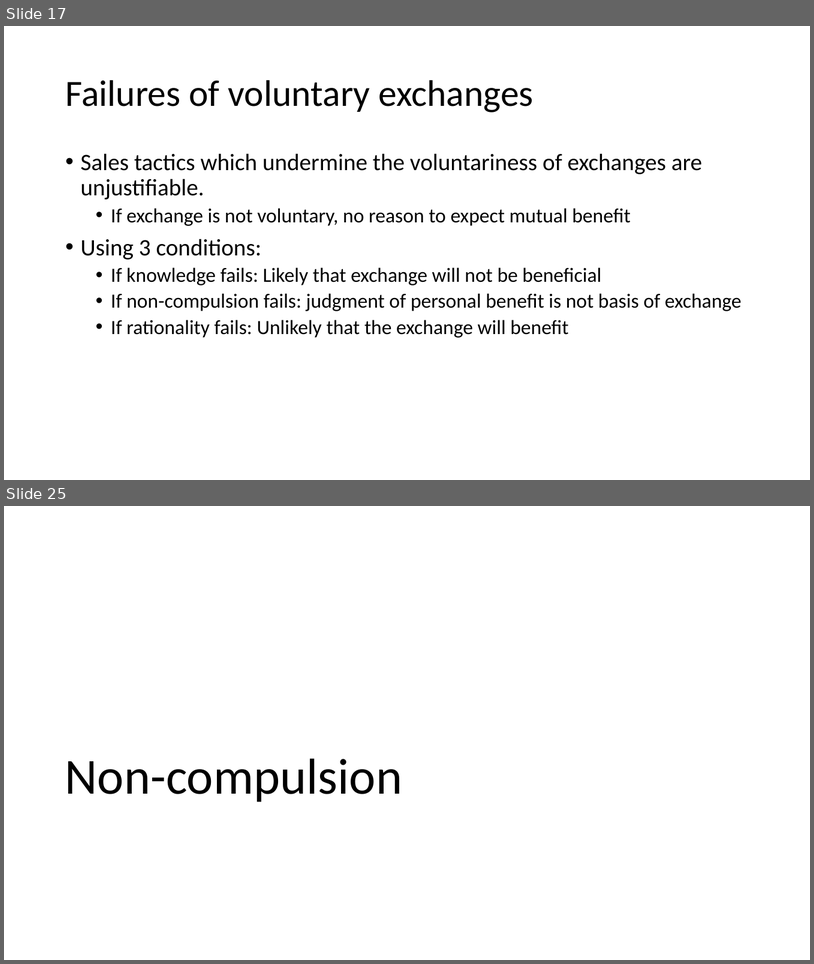
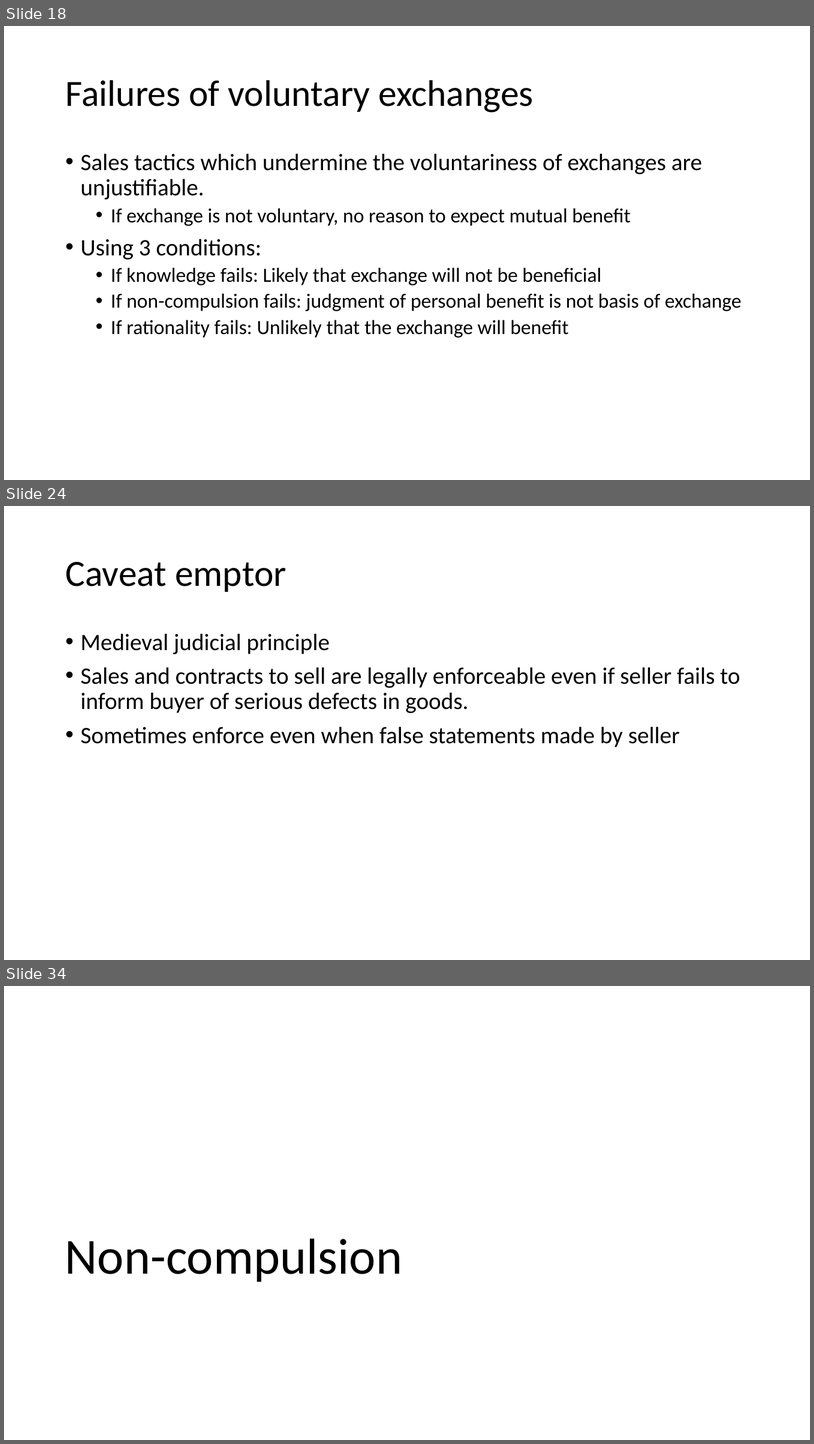
Before and after one commit to AdamSwenson/biz-ethics-docs, a slide deck: lectures/Sales.pptx. Shown one above the other, each under a label of ours: slides 17 and 25 before the commit, slides 18, 24 and 34 after it; the slides between them are not shown. The pictures are 814x964 and 814x1444 pixels, drawn with LibreOffice and Linux fonts; fonts in the diff are those of the drawing. Boxes give left, top, right and bottom in pixels: in the first picture for what was removed or moved away, otherwise in the second. Text is boxed around its words. In the diff, an @@ line names an element or a change of style, - is before the commit and + after.

```diff
--- a/lectures/Sales.pptx
+++ b/lectures/Sales.pptx
@@ slide 24 added at bbox=[4, 506, 810, 960], background #FFFFFF @@
@@ title added at bbox=[65, 562, 287, 592], 44 pt, text #000000 @@
+Caveat emptor
@@ text added at bbox=[81, 633, 740, 747], 28 pt, text #000000 @@
+• Medieval judicial principle
+• Sales and contracts to sell are legally enforceable even if seller fails to inform buyer of serious defects in goods.
+• Sometimes enforce even when false statements made by seller
@@ what was slide 17 is now slide 18 @@
@@ what was slide 25 is now slide 34 @@
```
Also in this commit, not shown: 9 slides changed, 9 other slides added, 1 slide removed, 4 other files.
